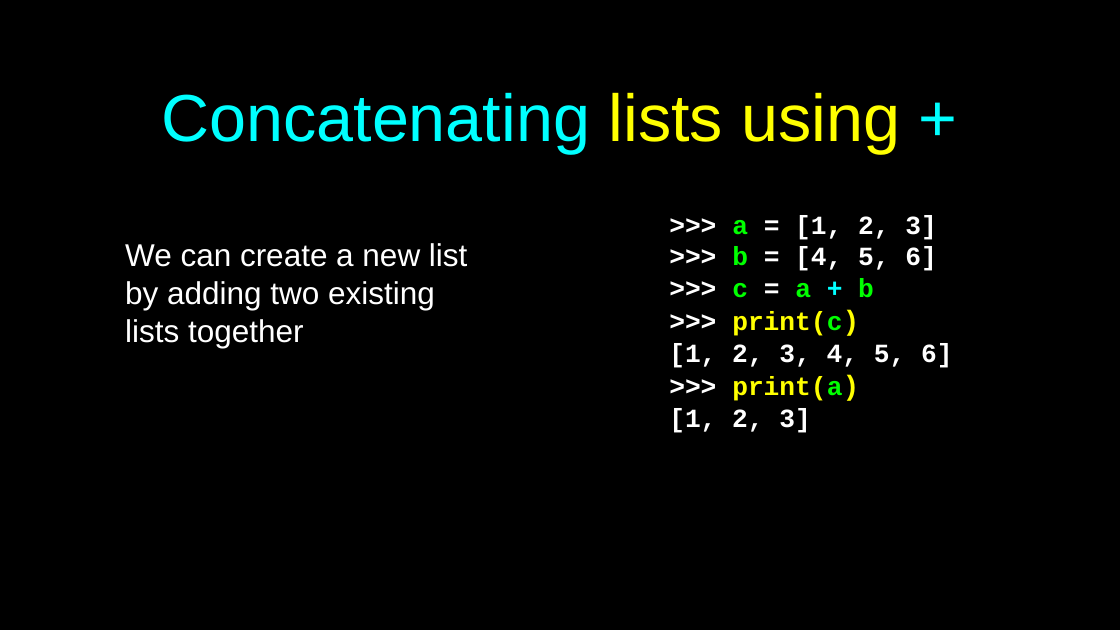
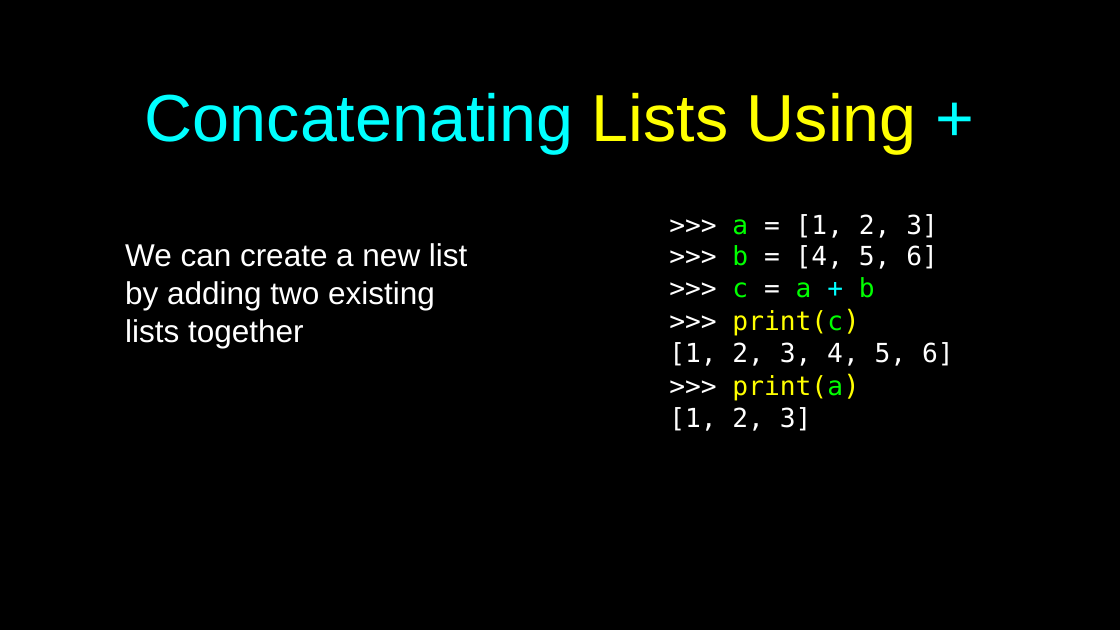
Before and after one commit to csev/py4e, a slide deck: slide 13 of lectures3/Pythonlearn-08-Lists.pptx. Drawn at 1120x630 pixels with LibreOffice and Linux fonts; fonts in the diff are those of the drawing. Boxes give left, top, right and bottom in pixels: in the first picture for what was removed or moved away, otherwise in the second. Text is boxed around its words. In the diff, an @@ line names an element or a change of style, - is before the commit and + after.

```diff
--- a/lectures3/Pythonlearn-08-Lists.pptx
+++ b/lectures3/Pythonlearn-08-Lists.pptx
@@ title at (x1=145, y1=92, x2=917, y2=153): text changed @@
-Concatenating lists using +
+Concatenating Lists Using +
@@ text ">>> a = [1, 2, ..." at (x1=669, y1=214, x2=954, y2=431): font Courier New to DejaVu Sans Mono, bold off @@
```
Also in this commit, not shown: 25 other slides changed, 1 other file.
